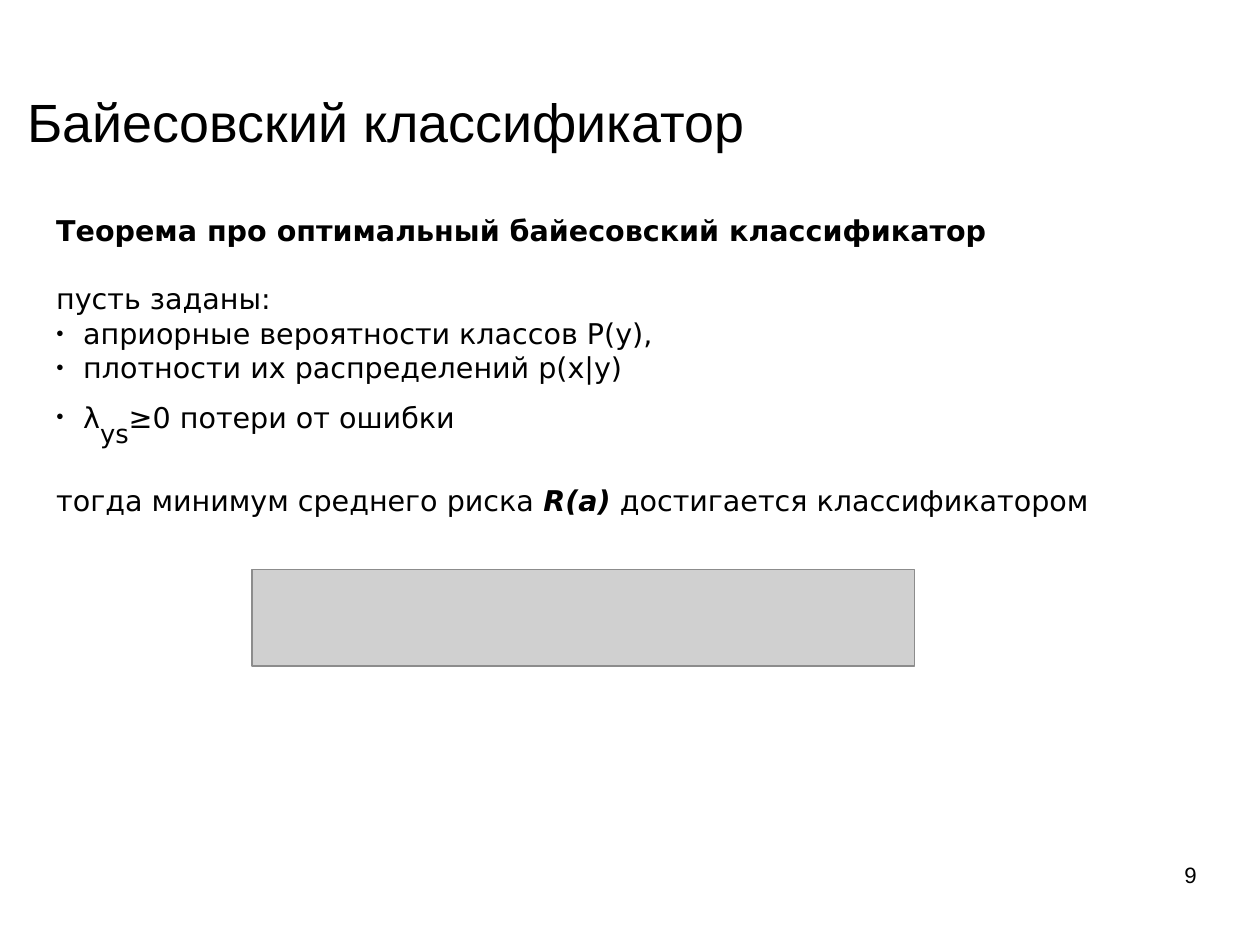
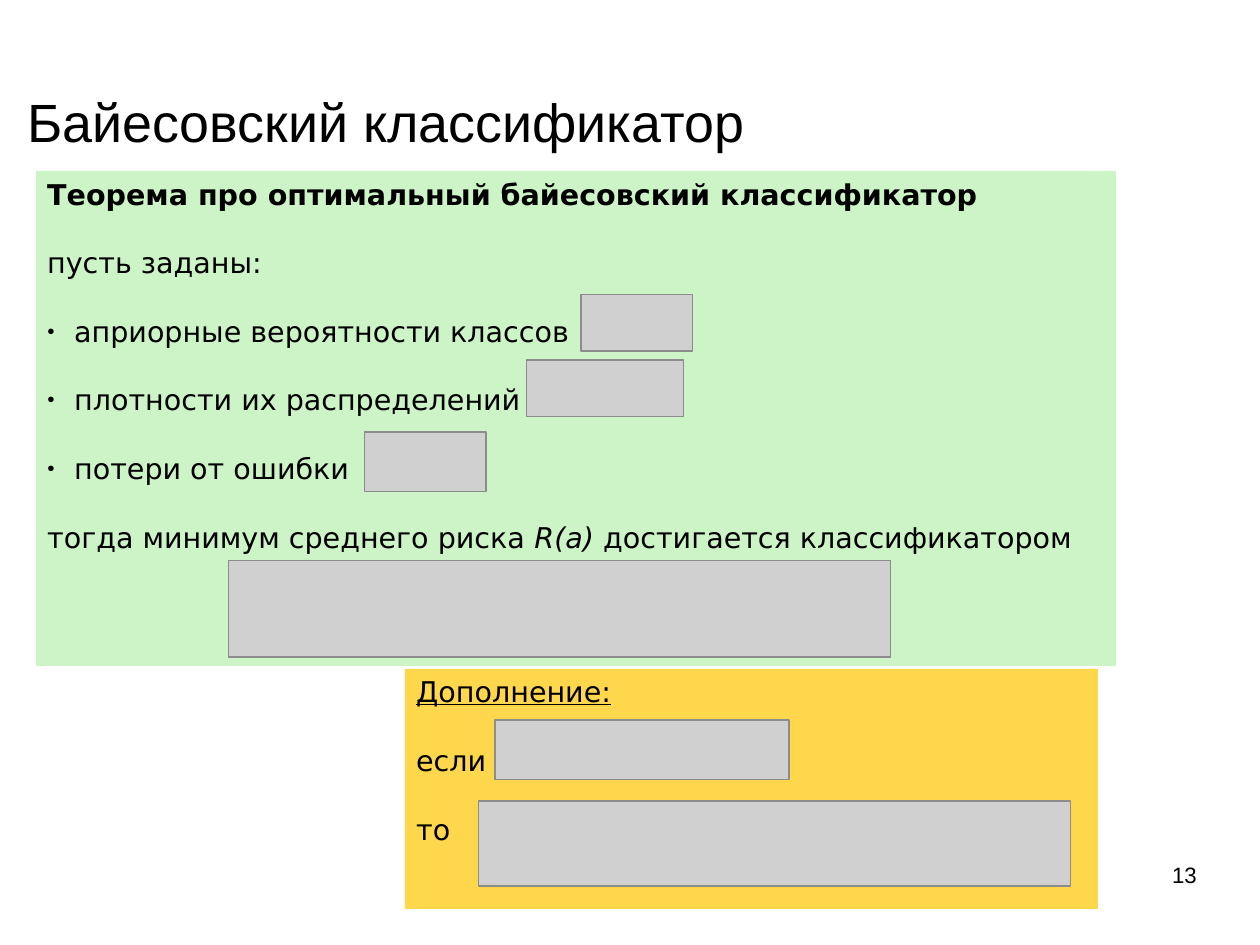
Before and after one commit to mechanoid5/ml_lectorium_legacy, a slide deck: slide 13 of 09-bayes.odp (slide 9 before the commit). Drawn at 1260x945 pixels with LibreOffice and Linux fonts; fonts in the diff are those of the drawing; grey boxes stand for pictures; background and template pictures are left out. Boxes give left, top, right and bottom in pixels: in the first picture for what was removed or moved away, otherwise in the second. Text is boxed around its words. In the diff, an @@ line names an element or a change of style, - is before the commit and + after.

```diff
--- a/09-bayes.odp
+++ b/09-bayes.odp
@@ rectangle "Теорема про оптимальный байесовский классификатор": place and size @@
-rectangle "Теорема про оптимальный байесовский классификатор" at <box>56,218,1089,517</box>
+rectangle "Теорема про оптимальный байесовский классификатор" at <box>35,172,1116,667</box>
@@ rectangle "Теорема про оптимальный байесовский классификатор" at <box>35,172,1116,667</box>: fill none to #CCF4C6 @@
@@ picture added at <box>581,294,693,351</box> @@
@@ text in rectangle at <box>74,326,569,485</box>: text changed @@
-● априорные вероятности классов P(y),
-● плотности их распределений p(x|y)
-● λys≥0 потери от ошибки
+● априорные вероятности классов
+● плотности их распределений
+● потери от ошибки
@@ picture added at <box>527,360,685,417</box> @@
@@ picture added at <box>365,432,486,492</box> @@
@@ text in rectangle at <box>47,526,1072,554</box>: bold off in "R(a)" @@
@@ picture: place and size @@
-picture at <box>252,569,915,667</box>
+picture at <box>229,560,892,657</box>
@@ rectangle added at <box>405,669,1098,909</box>, fill #FFD74C, 18 pt, text #000000, underline @@
+Дополнение:
+если
+то
@@ picture added at <box>495,720,789,780</box> @@
@@ picture added at <box>479,802,1071,886</box> @@
@@ page number at <box>1172,867,1197,884</box>: text changed @@
-9
+13
```
Also in this commit, not shown: 7 other slides changed, 5 slides added, 23 slides removed, 2 other files.
